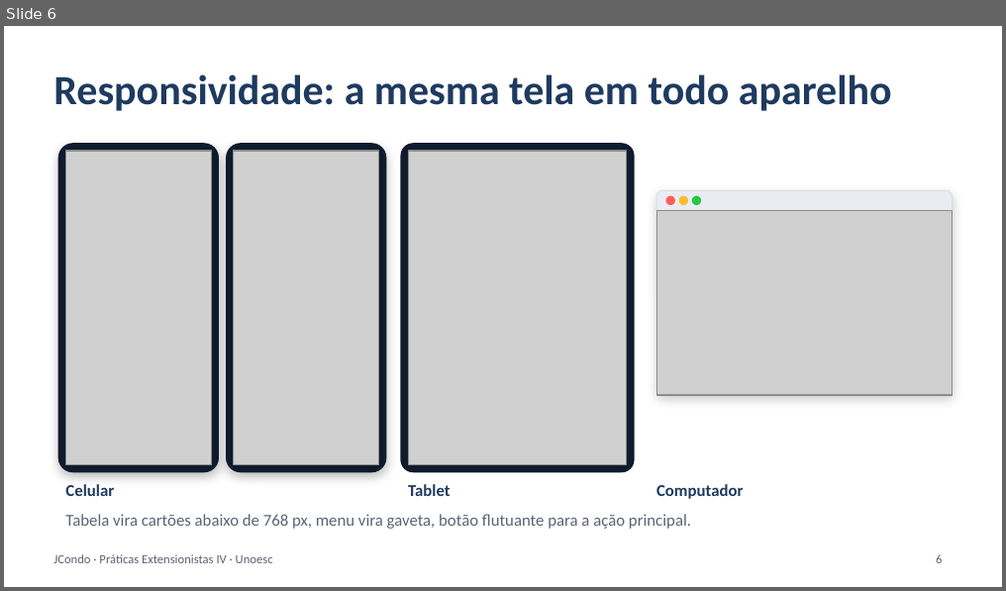
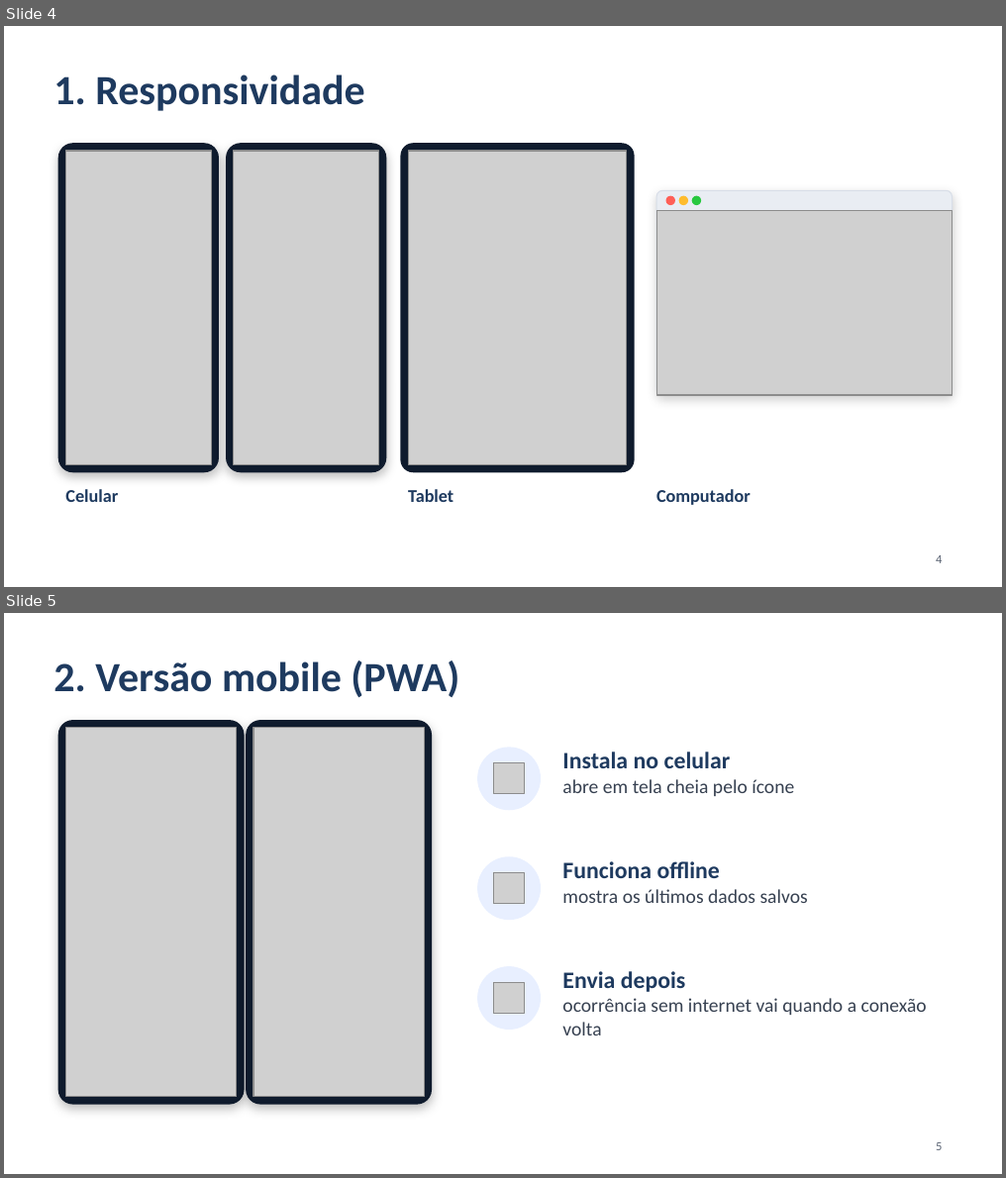
Before and after one commit to jorgensc/PEIV-Entrega2, a slide deck: doc/PE-IV-Jcondo-Apresentacao.pptx. Shown one above the other, each under a label of ours: slide 6 before the commit, slides 4 and 5 after it. The pictures are 1006x591 and 1006x1178 pixels, drawn with LibreOffice and Linux fonts; fonts in the diff are those of the drawing; grey boxes stand for pictures. Boxes give left, top, right and bottom in pixels: in the first picture for what was removed or moved away, otherwise in the second. Text is boxed around its words. In the diff, an @@ line names an element or a change of style, - is before the commit and + after.

```diff
--- a/doc/PE-IV-Jcondo-Apresentacao.pptx
+++ b/doc/PE-IV-Jcondo-Apresentacao.pptx
@@ slide 5 added at <box>4,613,1002,1174</box>, background #FFFFFF @@
@@ title added at <box>54,661,459,697</box>, 30 pt, text #1E3A5F, bold @@
+2. Versão mobile (PWA)
@@ rounded rectangle added at <box>58,721,244,1104</box>, fill #0F1B2D, outline #0F1B2D 1 pt @@
@@ picture added at <box>65,728,237,1097</box> @@
@@ rounded rectangle added at <box>247,721,431,1104</box>, fill #0F1B2D, outline #0F1B2D 1 pt @@
@@ picture added at <box>253,728,424,1097</box> @@
@@ ellipse added at <box>478,748,540,810</box>, fill #E8EFFF, outline #E8EFFF 1 pt @@
@@ text added at <box>562,752,794,796</box>, 14 pt, text #374151 @@
+Instala no celular
+abre em tela cheia pelo ícone
@@ picture added at <box>494,762,525,793</box> @@
@@ ellipse added at <box>478,858,540,919</box>, fill #E8EFFF, outline #E8EFFF 1 pt @@
@@ picture added at <box>494,872,525,903</box> @@
@@ text added at <box>562,861,808,903</box>, 14 pt, text #374151 @@
+Funciona offline
+mostra os últimos dados salvos
@@ ellipse added at <box>478,967,540,1029</box>, fill #E8EFFF, outline #E8EFFF 1 pt @@
@@ picture added at <box>494,983,525,1014</box> @@
@@ text added at <box>562,971,927,1036</box>, 14 pt, text #374151 @@
+Envia depois
+ocorrência sem internet vai quando a conexão volta
@@ page number added at <box>936,1143,942,1151</box>, 9 pt, text #5B6474 @@
+5
@@ what was slide 6 is now slide 4 @@
@@ slide 4 changed as well @@
@@ title at <box>54,75,364,111</box>: text changed @@
-Responsividade: a mesma tela em todo aparelho
+1. Responsividade
@@ size 12 to 13 pt in 3 elements at <box>408,489,453,502</box>, <box>656,489,750,505</box>, <box>65,489,118,502</box> @@
@@ text removed at <box>65,514,691,529</box> @@
-Tabela vira cartões abaixo de 768 px, menu vira gaveta, botão flutuante para a ação principal.
@@ text removed at <box>54,555,273,564</box> @@
-JCondo · Práticas Extensionistas IV · Unoesc
@@ page number at <box>936,556,942,564</box>: text changed @@
-6
+4
```
Also in this commit, not shown: 5 other slides changed, 2 other slides added, 11 slides removed, 15 other files.
